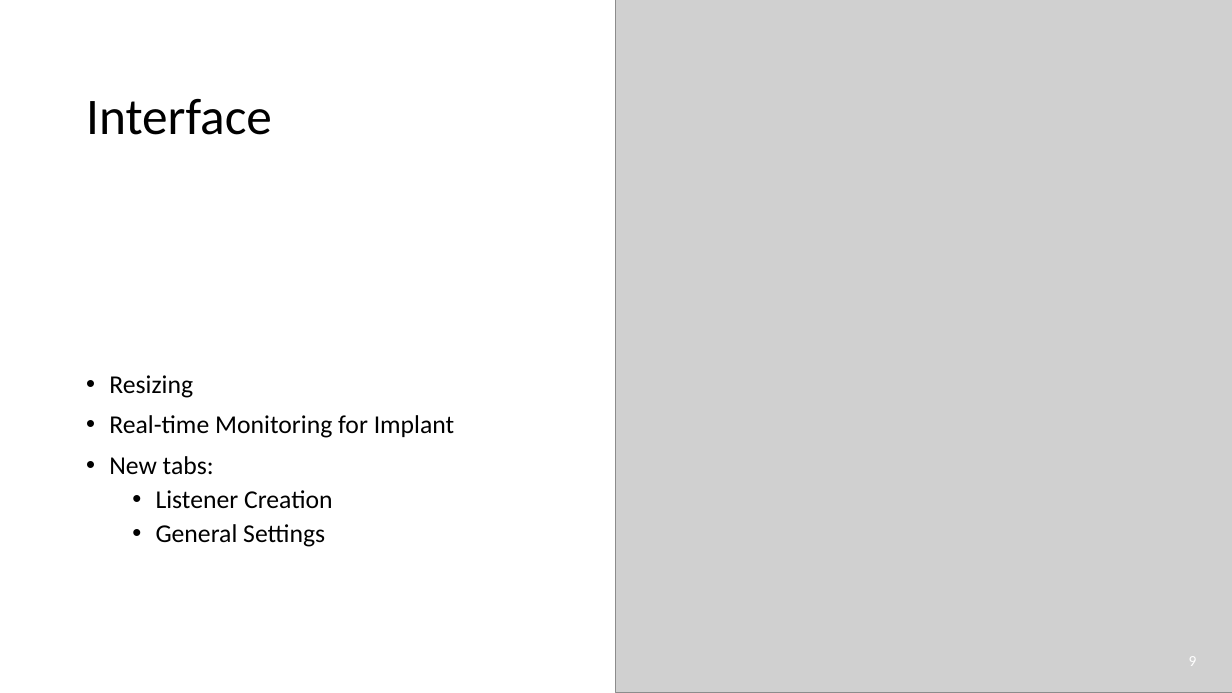
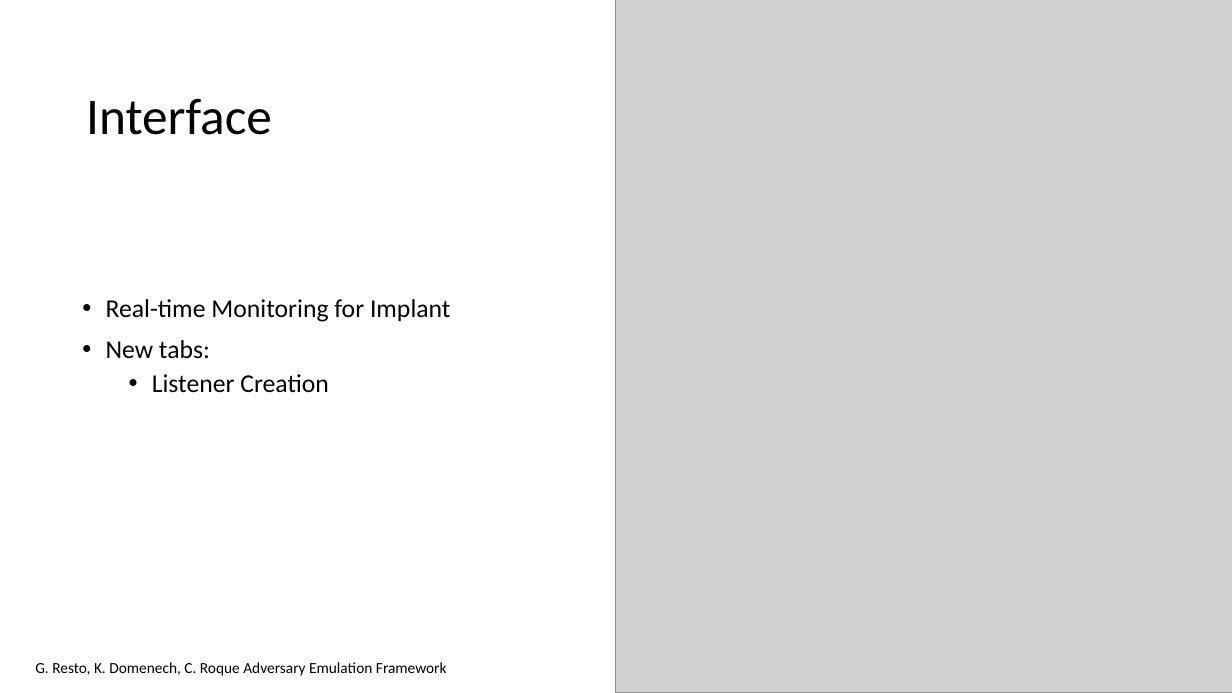
Before and after one commit to racoten/Capstone, a slide deck: slide 10 of Design/Capstone 2 Presentation.pptx (slide 9 before the commit). Drawn at 1232x693 pixels with LibreOffice and Linux fonts; fonts in the diff are those of the drawing; grey boxes stand for pictures. Boxes give left, top, right and bottom in pixels: in the first picture for what was removed or moved away, otherwise in the second. Text is boxed around its words. In the diff, an @@ line names an element or a change of style, - is before the commit and + after.

```diff
--- a/Design/Capstone 2 Presentation.pptx
+++ b/Design/Capstone 2 Presentation.pptx
@@ text "Real-time Monitoring for Implant": place and size @@
-text "Real-time Monitoring for Implant" at [109, 375, 454, 547]
+text "Real-time Monitoring for Implant" at [106, 299, 450, 392]
@@ text at [109, 375, 193, 398]: paragraph removed @@
-• Resizing
@@ text at [156, 524, 325, 547]: paragraph removed @@
-  • General Settings
@@ page number removed at [1189, 656, 1197, 666] @@
-9
@@ text added at [35, 662, 447, 676], 12 pt, text #000000 @@
+G. Resto, K. Domenech, C. Roque Adversary Emulation Framework
```
Also in this commit, not shown: 10 other slides changed, 3 slides added, 28 other files.
